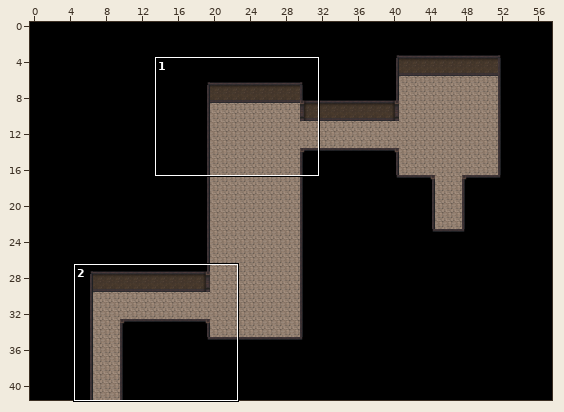
An edit to a level. Tiled map (JSON), public/map/underpass2.json. The first picture is a wide view before the edit; the outline marks the close-up.
Close-up. Before:
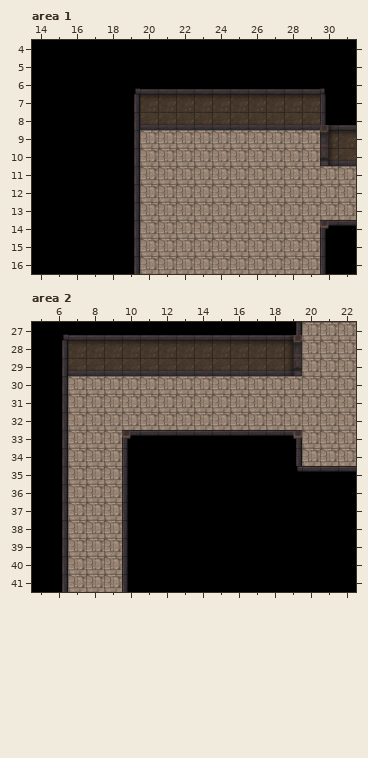
Cells are 32x32 px. Shown: area 1 x 14..31, y 4..16; area 2 x 5..22, y 27..41. The commit also changed other parts of the map, which this record leaves out.
The result:
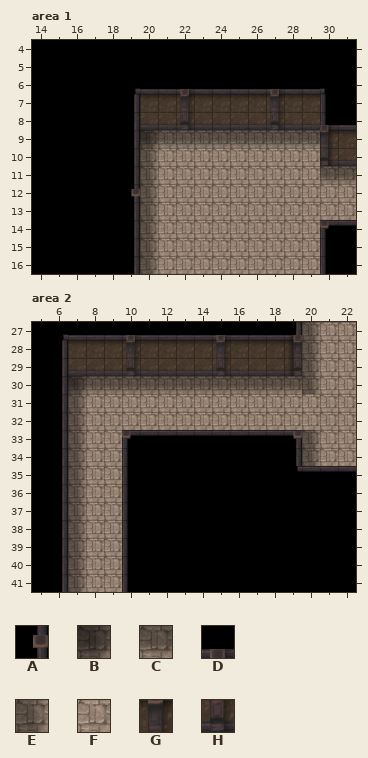
Key: from "underpass": A 13, B 25, C 26, D 32, E 35, F 36, G 42, H 52.
_ is an empty cell.
Tiles of an added or newly shown layer are drawn over the layers below it.
What changed:
Layer "layer1", area 1:
The edit turns tile F into tile B in row 9 at x 20.
The edit turns tile F into tile C in row 9 at x 21 to 29; in row 11 at x 30 to 31.
The edit turns tile F into tile E in rows 10 to 16 at x 20.
Layer "layer4" (added), area 1:
There is now tile A in row 12 at x 19.
There is now tile D in row 6 at x 22 and 27.
There is now tile G in row 7 at x 22 and 27.
There is now tile H in row 8 at x 22 and 27.
Layer "layer1", area 2:
The edit turns tile F into tile B in row 30 at x 7.
The edit turns tile F into tile C in row 30 at x 8 to 19.
The edit turns tile F into tile E in rows 27 to 30 at x 20; in rows 31 to 32 at x 7; in rows 33 to 34 at x 7 and 20; in rows 35 to 41 at x 7.
Layer "layer4" (added), area 2:
There is now tile D in row 27 at x 10 and 15.
There is now tile G in row 28 at x 10 and 15.
There is now tile H in row 29 at x 10 and 15.
Where, in picture pixels (left, top, right, bottom), the same in both close-ups:
changed: (131, 89, 320, 274)
changed: (320, 166, 356, 184)
changed: (68, 322, 320, 592)
